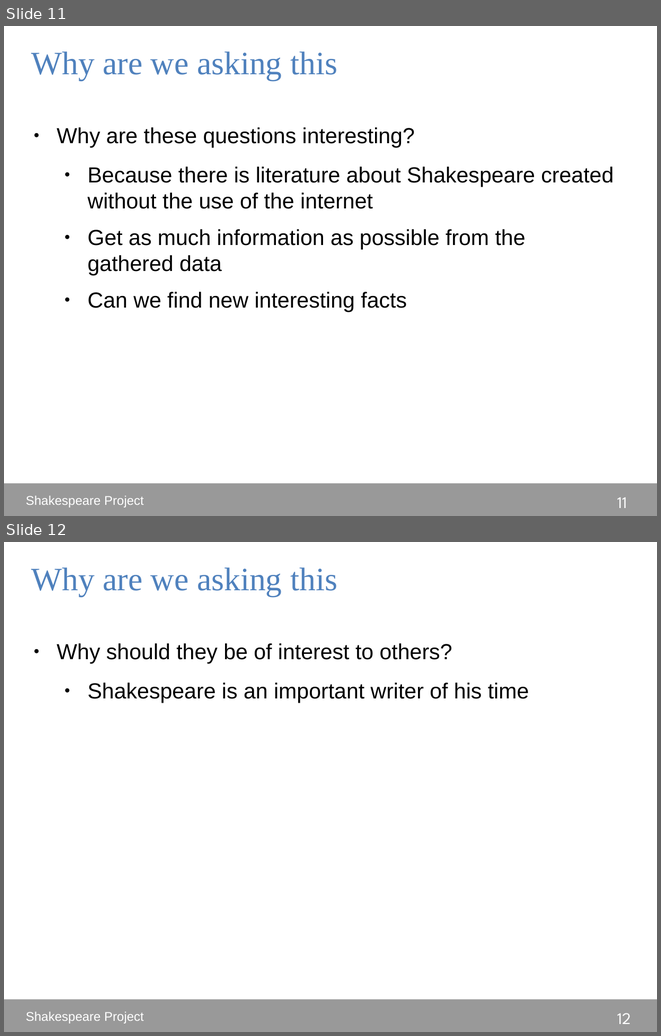
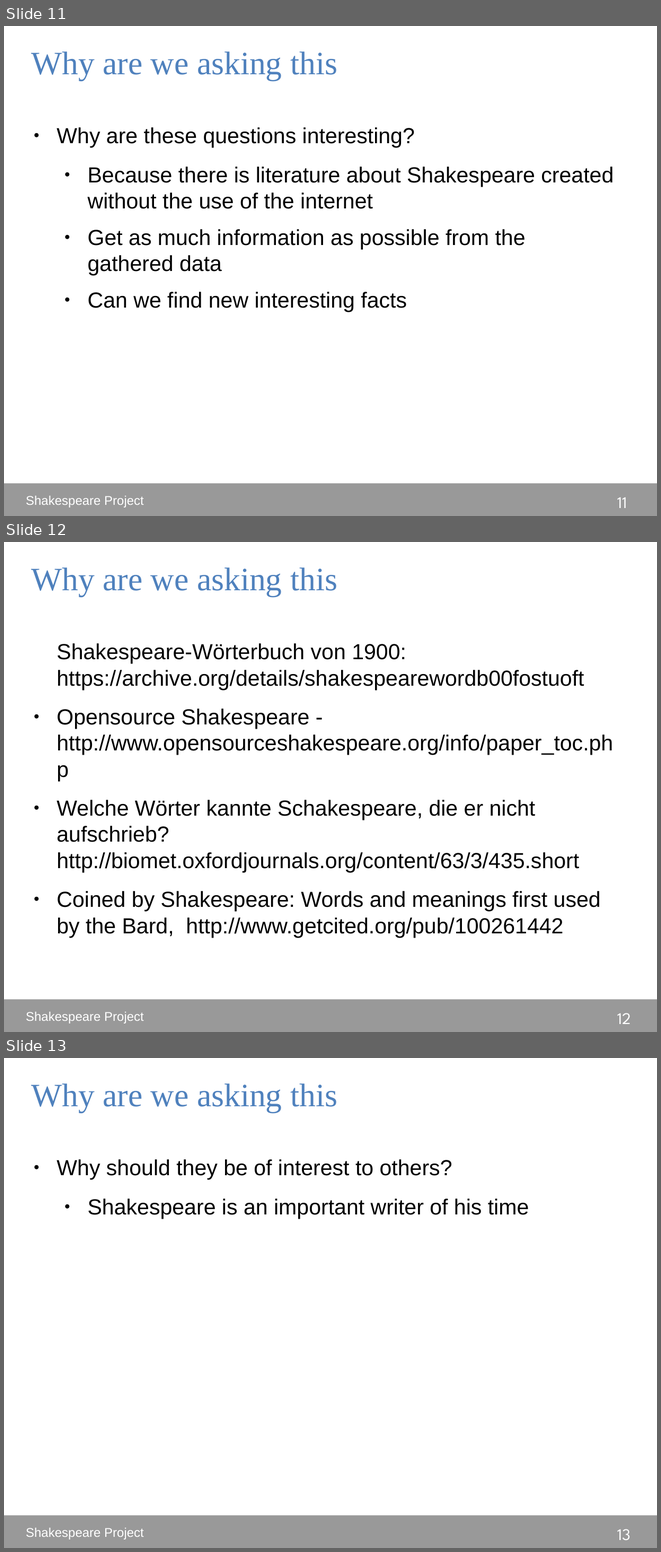
Before and after one commit to DHLeipzig-CurrentTopics-SS2014/shakespeare_project, a slide deck: presentation/presentation.odp. Shown one above the other, each under a label of ours: slides 11 and 12 before the commit, slides 11, 12 and 13 after it. The pictures are 661x1036 and 661x1552 pixels, drawn with LibreOffice and Linux fonts; fonts in the diff are those of the drawing. Boxes give left, top, right and bottom in pixels: in the first picture for what was removed or moved away, otherwise in the second. Text is boxed around its words. In the diff, an @@ line names an element or a change of style, - is before the commit and + after.

Commit message:
litaretur

```diff
--- a/presentation/presentation.odp
+++ b/presentation/presentation.odp
@@ slide 12 added at box(4, 542, 657, 1032), background #FFFFFF; not listed: 1 template element that a slide beside it also shows @@
@@ title added at box(31, 567, 337, 596), 36 pt, text #4F81BD @@
+Why are we asking this
@@ text added at box(56, 643, 613, 937), 24 pt, text #000000 @@
+Shakespeare-Wörterbuch von 1900: https://archive.org/details/shakespearewordb00fostuoft
+● Opensource Shakespeare - http://www.opensourceshakespeare.org/info/paper_toc.php
+● Welche Wörter kannte Schakespeare, die er nicht aufschrieb? http://biomet.oxfordjournals.org/content/63/3/435.short
+● Coined by Shakespeare: Words and meanings first used by the Bard, http://www.getcited.org/pub/100261442
@@ text added at box(26, 1012, 144, 1023), 14 pt, text #FFFFFF @@
+Shakespeare Project
@@ page number added at box(617, 1013, 631, 1024), 18 pt, text #FFFFFF @@
+12
@@ what was slide 12 is now slide 13 @@
@@ page number at box(617, 1529, 630, 1540): text changed @@
-12
+13
```
